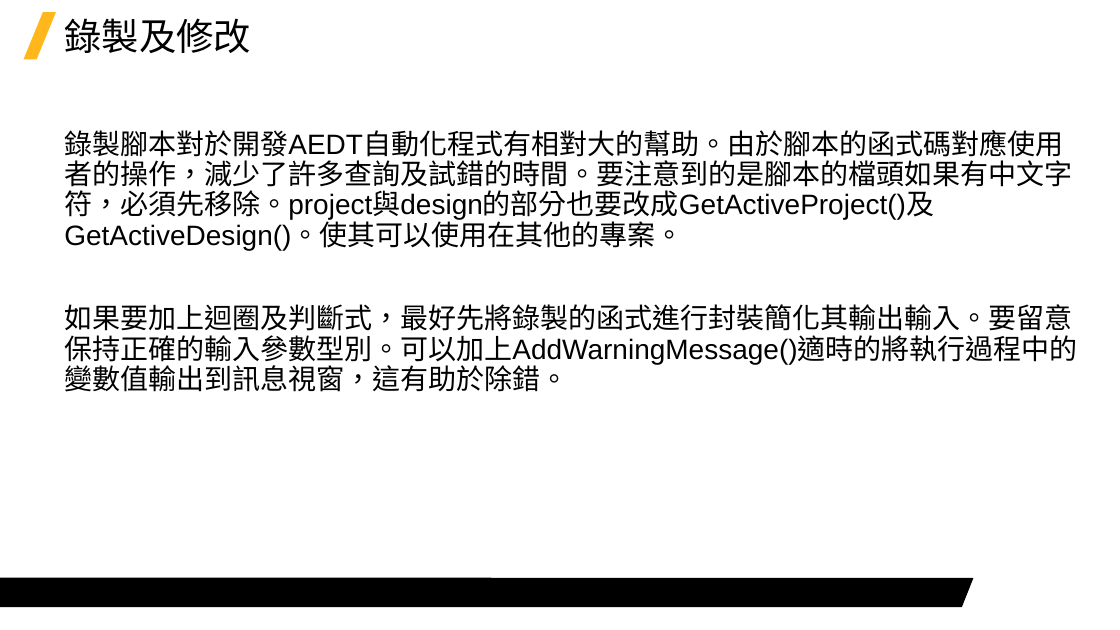
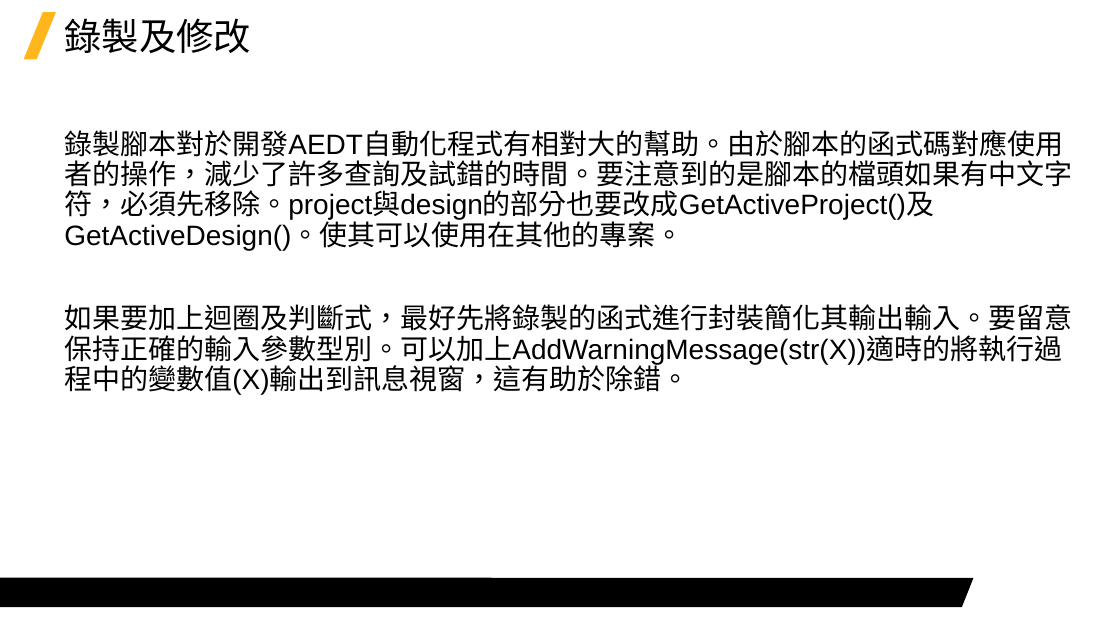
Before and after one commit to Jerrick-cheng/AEDT-Automation-Camp, a slide deck: slide 18 of 上課教材/Week4.pptx (slide 11 before the commit). Drawn at 1120x630 pixels with LibreOffice and Linux fonts; fonts in the diff are those of the drawing; background and template pictures are left out. Boxes give left, top, right and bottom in pixels: in the first picture for what was removed or moved away, otherwise in the second. Text is boxed around its words. In the diff, an @@ line names an element or a change of style, - is before the commit and + after.

```diff
--- a/上課教材/Week4.pptx
+++ b/上課教材/Week4.pptx
@@ text at <box>64,304,1072,395</box>: text changed @@
-如果要加上迴圈及判斷式，最好先將錄製的函式進行封裝簡化其輸出輸入。要留意保持正確的輸入參數型別。可以加上AddWarningMessage()適時的將執行過程中的變數值輸出到訊息視窗，這有助於除錯。
+如果要加上迴圈及判斷式，最好先將錄製的函式進行封裝簡化其輸出輸入。要留意保持正確的輸入參數型別。可以加上AddWarningMessage(str(X))適時的將執行過程中的變數值(X)輸出到訊息視窗，這有助於除錯。
```
Also in this commit, not shown: 4 other slides changed, 7 slides added, 2 other files.
